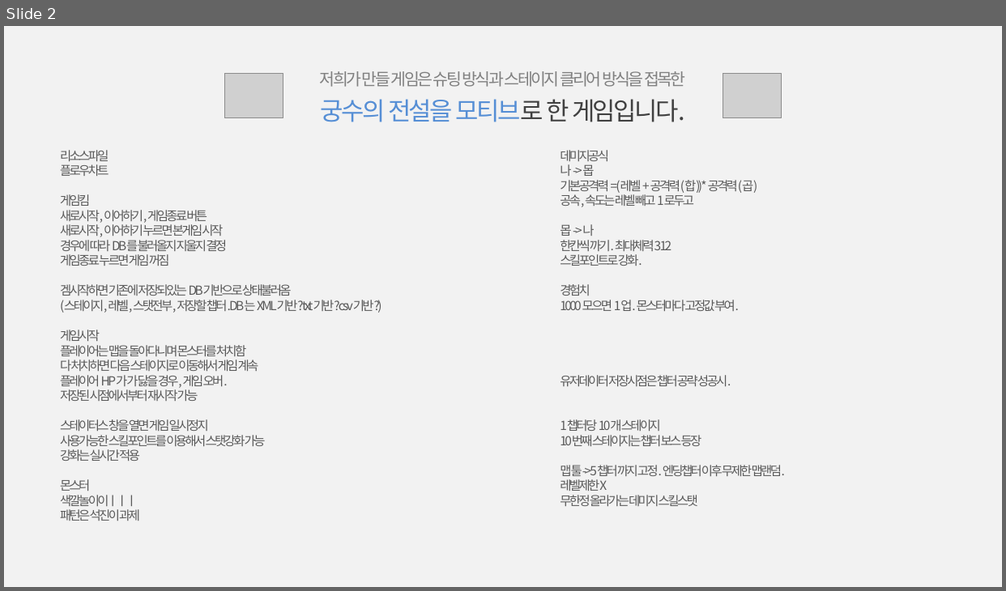
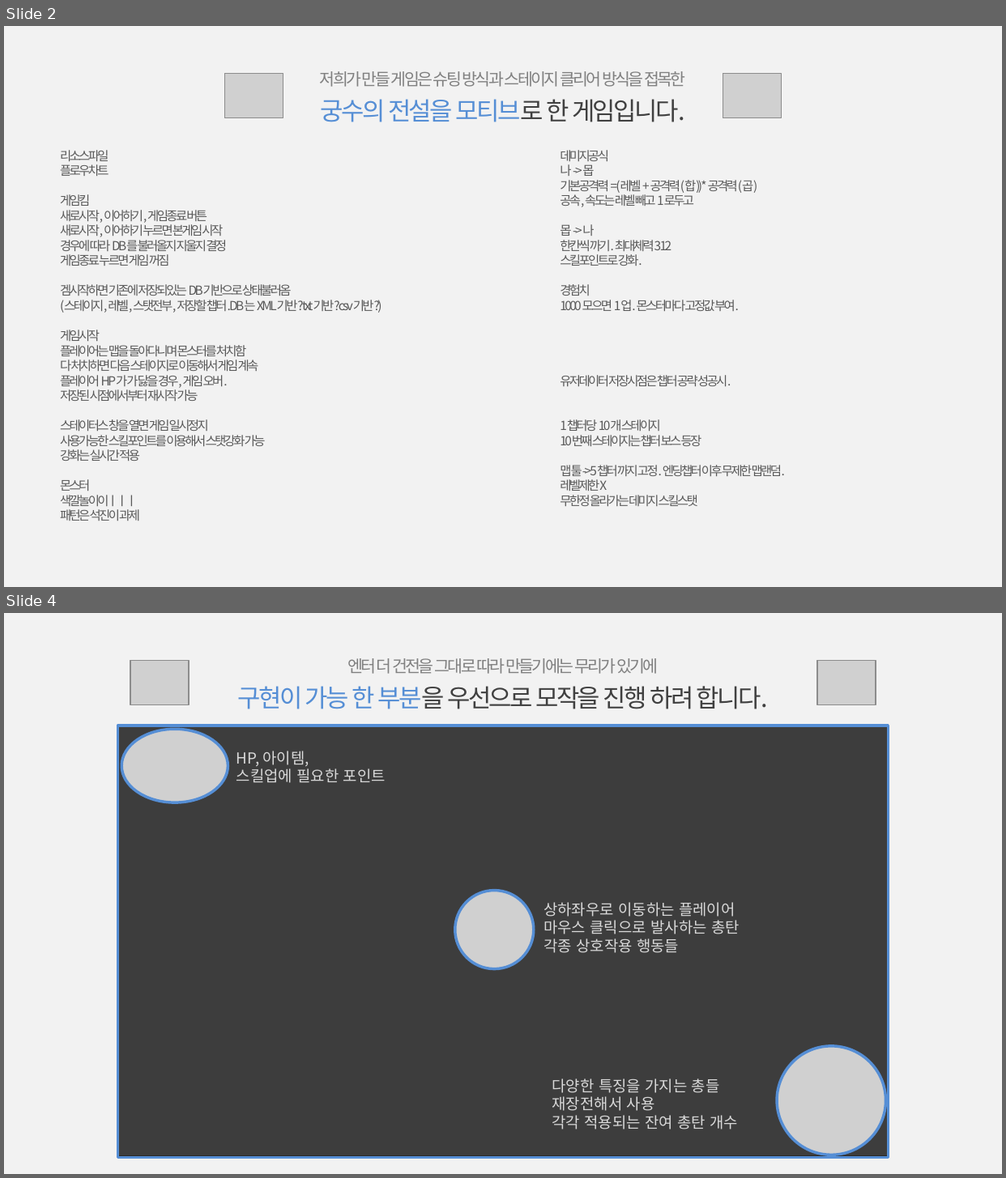
Before and after one commit to Hanel99/inha_1stproject, a slide deck: 기타/1차중간프로젝트_세부기획_白팀_강석진윤준혁.pptx. Shown one above the other, each under a label of ours: slide 2 before the commit, slides 2 and 4 after it; the slides between them are not shown. The pictures are 1006x591 and 1006x1178 pixels, drawn with LibreOffice and Linux fonts; fonts in the diff are those of the drawing; grey boxes stand for pictures. Boxes give left, top, right and bottom in pixels: in the first picture for what was removed or moved away, otherwise in the second. Text is boxed around its words. In the diff, an @@ line names an element or a change of style, - is before the commit and + after.

```diff
--- a/기타/1차중간프로젝트_세부기획_白팀_강석진윤준혁.pptx
+++ b/기타/1차중간프로젝트_세부기획_白팀_강석진윤준혁.pptx
@@ slide 4 added at box(4, 613, 1002, 1174), background #F2F2F2 @@
@@ picture added at box(130, 661, 189, 706) @@
@@ text added at box(238, 658, 768, 709), 18 pt, text #808080 @@
+엔터 더 건전을 그대로 따라 만들기에는 무리가 있기에
+구현이 가능 한 부분을 우선으로 모작을 진행 하려 합니다.
@@ picture added at box(817, 661, 876, 706) @@
@@ picture added at box(117, 724, 889, 1156) @@
@@ freeform shape added at box(117, 726, 889, 1158), fill #000000 at 70% opacity, outline #558ED5 2 pt @@
@@ text added at box(236, 751, 386, 783), 11 pt, text #D9D9D9 @@
+HP, 아이템,
+스킬업에 필요한 포인트
@@ text added at box(543, 902, 739, 953), 11 pt, text #D9D9D9 @@
+상하좌우로 이동하는 플레이어
+마우스 클릭으로 발사하는 총탄
+각종 상호작용 행동들
@@ text added at box(552, 1079, 738, 1130), 11 pt, text #D9D9D9 @@
+다양한 특징을 가지는 총들
+재장전해서 사용
+각각 적용되는 잔여 총탄 개수
```
Also in this commit, not shown: 2 slides changed, 11 other slides added, 1 slide removed, 1 other file.
